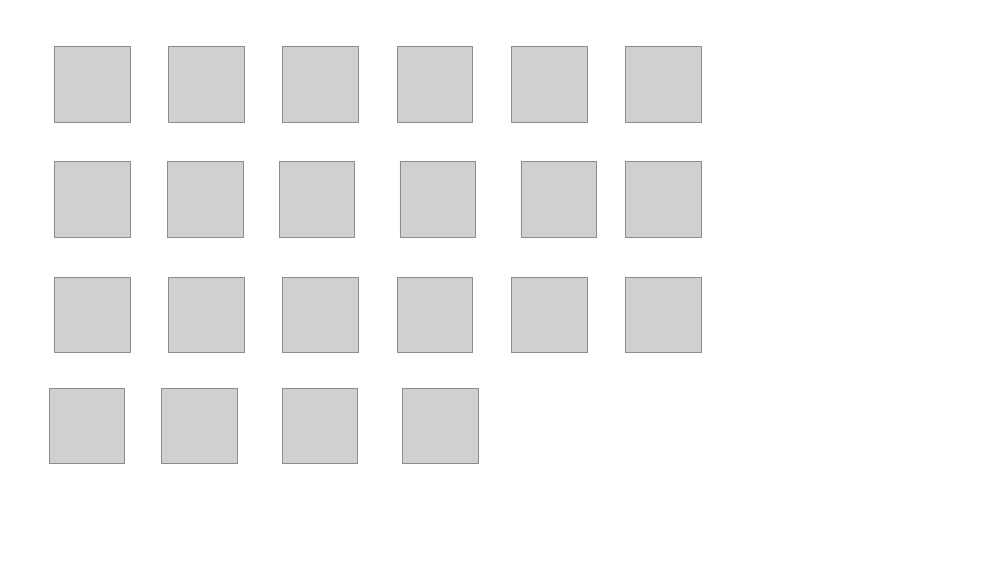
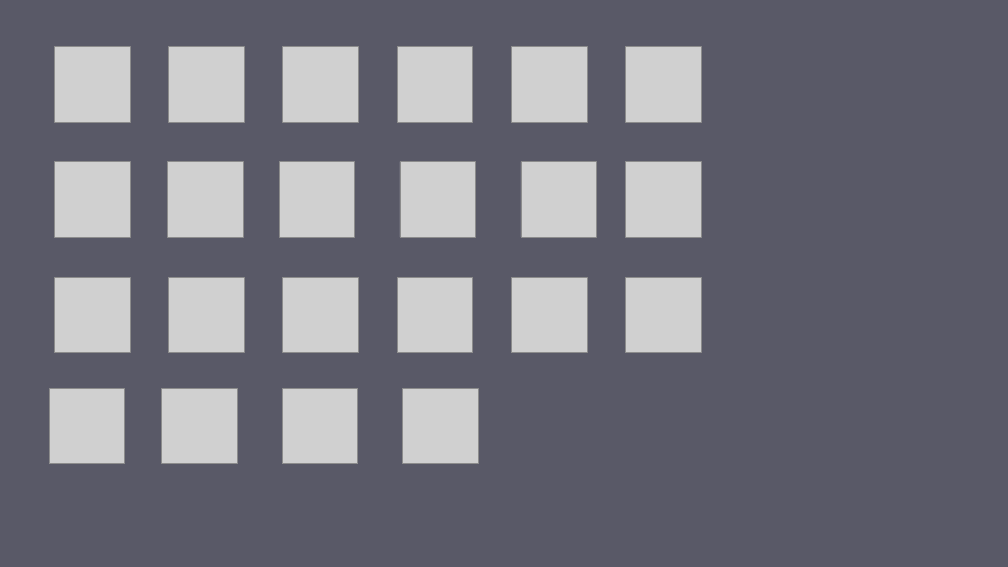
Before and after one commit to IAS-DietiDeals24/DietiDeals24, a slide deck: slide 1 of Requirement Engineering/Mockup/Icone Figma.pptx. Drawn at 1008x567 pixels with LibreOffice and Linux fonts; fonts in the diff are those of the drawing; grey boxes stand for pictures. Boxes give left, top, right and bottom in pixels: in the first picture for what was removed or moved away, otherwise in the second. Text is boxed around its words. In the diff, an @@ line names an element or a change of style, - is before the commit and + after.

```diff
--- a/Requirement Engineering/Mockup/Icone Figma.pptx
+++ b/Requirement Engineering/Mockup/Icone Figma.pptx
@@ background #FFFFFF to #5A5A68 @@
```
Also in this commit, not shown: 2 other files.
